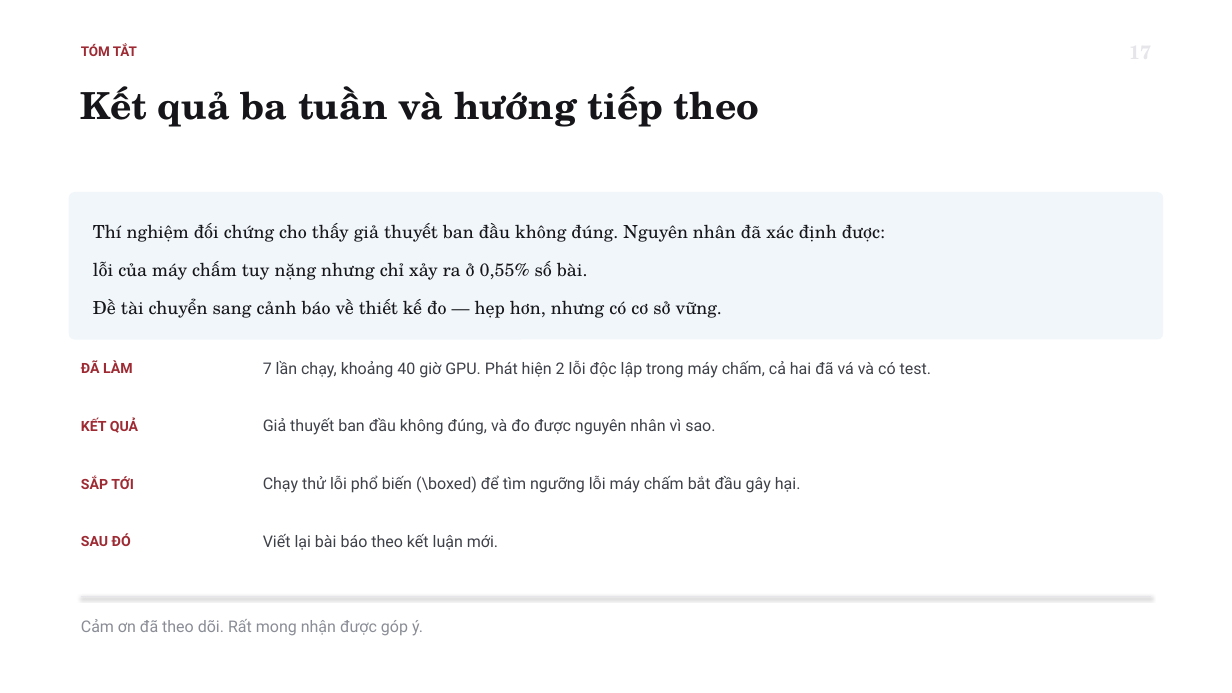
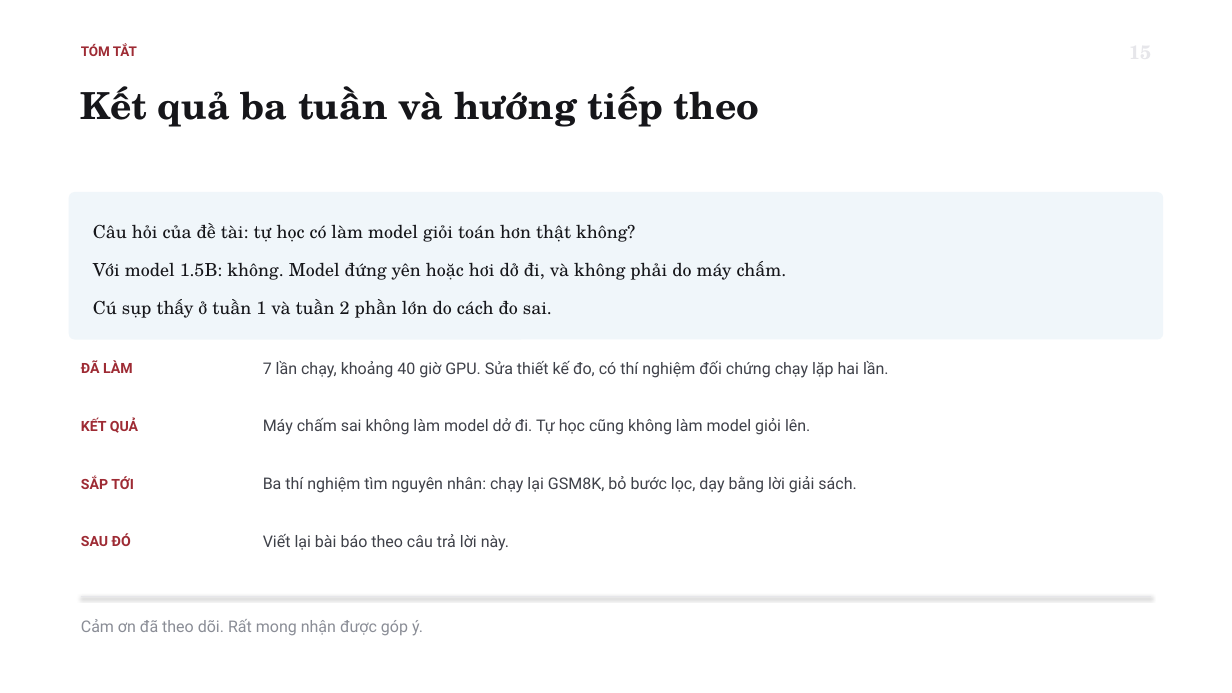
Before and after one commit to tsan2711/DACNTT_2026, a slide deck: slide 17 of BaoCaoTienDo_Tuan1-3_52300057_52300006.pptx (slide 19 before the commit). Drawn at 1232x693 pixels with LibreOffice and Linux fonts; fonts in the diff are those of the drawing. Boxes give left, top, right and bottom in pixels: in the first picture for what was removed or moved away, otherwise in the second. Text is boxed around its words. In the diff, an @@ line names an element or a change of style, - is before the commit and + after.

```diff
--- a/BaoCaoTienDo_Tuan1-3_52300057_52300006.pptx
+++ b/BaoCaoTienDo_Tuan1-3_52300057_52300006.pptx
@@ text at (93,223,787,318): text changed @@
-Thí nghiệm đối chứng cho thấy giả thuyết ban đầu không đúng. Nguyên nhân đã xác định được:
-lỗi của máy chấm tuy nặng nhưng chỉ xảy ra ở 0,55% số bài.
-Đề tài chuyển sang cảnh báo về thiết kế đo — hẹp hơn, nhưng có cơ sở vững.
+Câu hỏi của đề tài: tự học có làm model giỏi toán hơn thật không?
+Với model 1.5B: không. Model đứng yên hoặc hơi dở đi, và không phải do máy chấm.
+Cú sụp thấy ở tuần 1 và tuần 2 phần lớn do cách đo sai.
@@ text at (263,361,889,378): text changed @@
-7 lần chạy, khoảng 40 giờ GPU. Phát hiện 2 lỗi độc lập trong máy chấm, cả hai đã vá và có test.
+7 lần chạy, khoảng 40 giờ GPU. Sửa thiết kế đo, có thí nghiệm đối chứng chạy lặp hai lần.
@@ text at (263,418,810,435): text changed @@
-Giả thuyết ban đầu không đúng, và đo được nguyên nhân vì sao.
+Máy chấm sai không làm model dở đi. Tự học cũng không làm model giỏi lên.
@@ text at (263,476,856,493): text changed @@
-Chạy thử lỗi phổ biến (\boxed) để tìm ngưỡng lỗi máy chấm bắt đầu gây hại.
+Ba thí nghiệm tìm nguyên nhân: chạy lại GSM8K, bỏ bước lọc, dạy bằng lời giải sách.
@@ text at (263,534,509,551): text changed @@
-Viết lại bài báo theo kết luận mới.
+Viết lại bài báo theo câu trả lời này.
```
Also in this commit, not shown: 3 other slides changed, 2 slides added, 4 slides removed, 4 other files.
